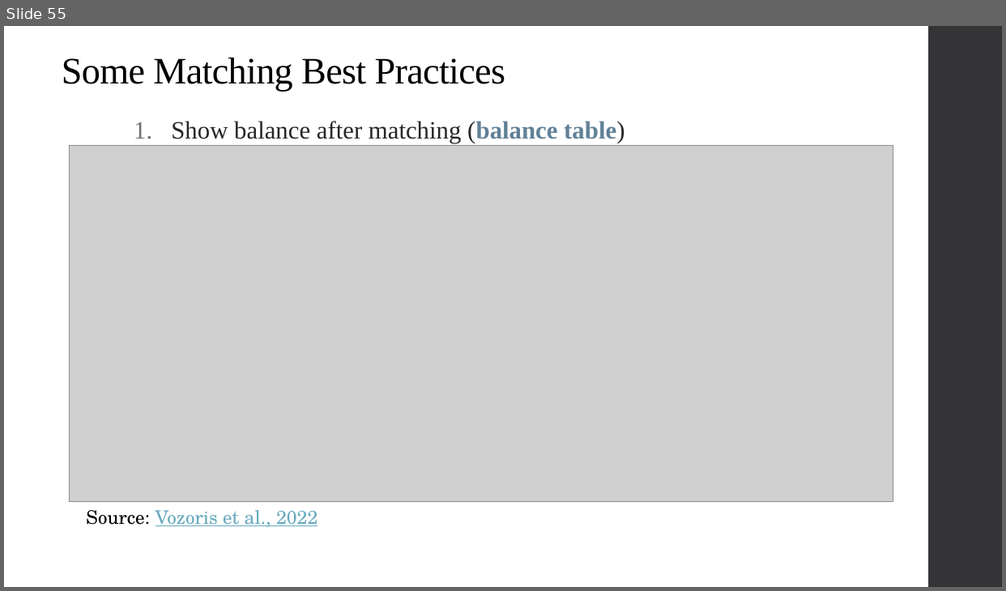
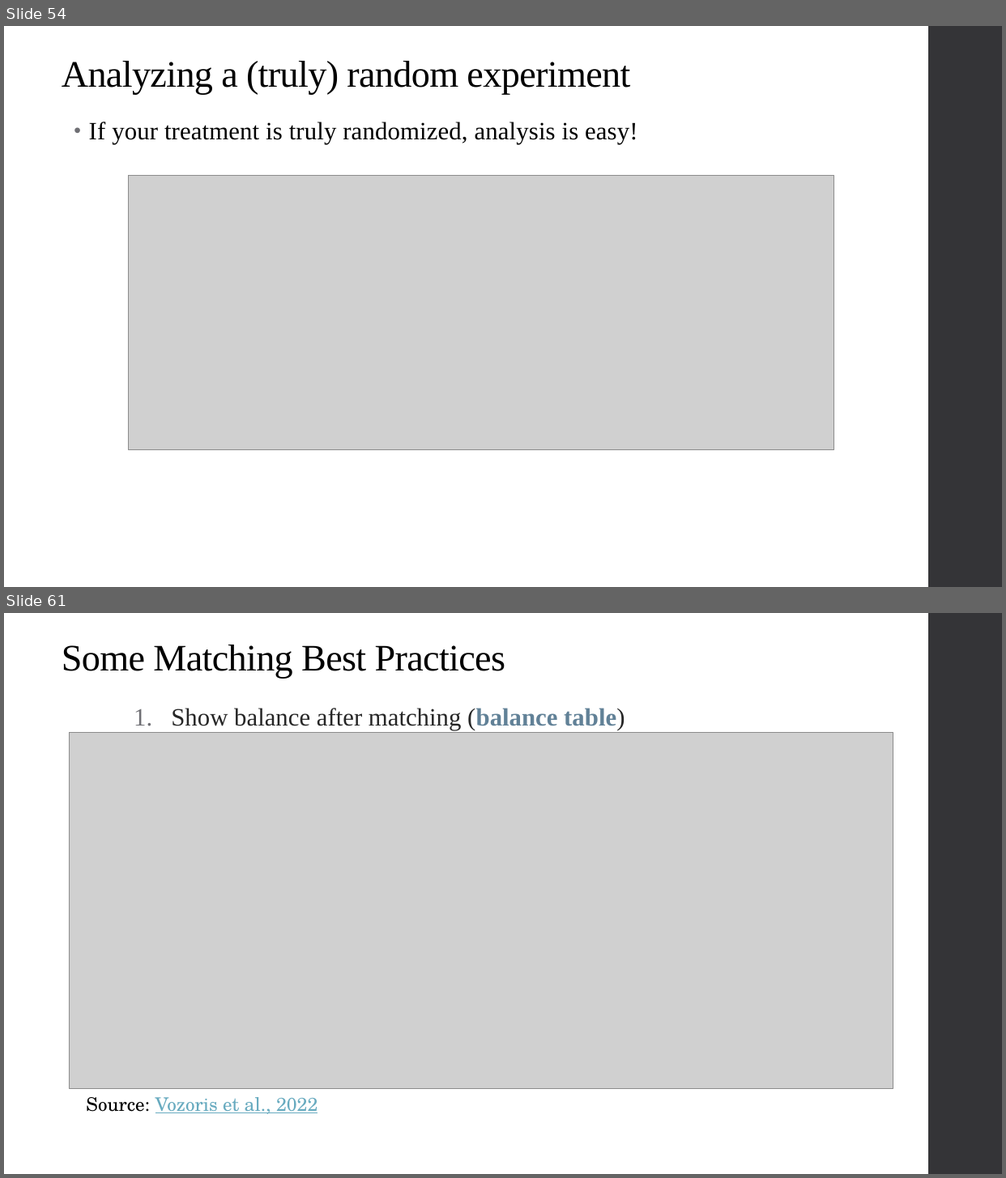
Before and after one commit to qiufei/fork-HAD5744, a slide deck: Lecture06_Matching/Lecture06_Matching_2022F.pptx. Shown one above the other, each under a label of ours: slide 55 before the commit, slides 54 and 61 after it; the slides between them are not shown. The pictures are 1006x591 and 1006x1178 pixels, drawn with LibreOffice and Linux fonts; fonts in the diff are those of the drawing; grey boxes stand for pictures. Boxes give left, top, right and bottom in pixels: in the first picture for what was removed or moved away, otherwise in the second. Text is boxed around its words. In the diff, an @@ line names an element or a change of style, - is before the commit and + after.

```diff
--- a/Lecture06_Matching/Lecture06_Matching_2022F.pptx
+++ b/Lecture06_Matching/Lecture06_Matching_2022F.pptx
@@ slide 54 added at (x1=4, y1=26, x2=1002, y2=587), background #FFFFFF; not listed: 1 template element that a slide beside it also shows @@
@@ title added at (x1=62, y1=61, x2=630, y2=95), 36 pt, text #000000 @@
+Analyzing a (truly) random experiment
@@ text added at (x1=89, y1=122, x2=637, y2=144), 24 pt, text #000000 @@
+• If your treatment is truly randomized, analysis is easy!
@@ picture added at (x1=129, y1=176, x2=834, y2=450) @@
@@ what was slide 55 is now slide 61 @@
```
Also in this commit, not shown: 15 slides changed, 13 other slides added, 2 slides removed, 16 other files.
